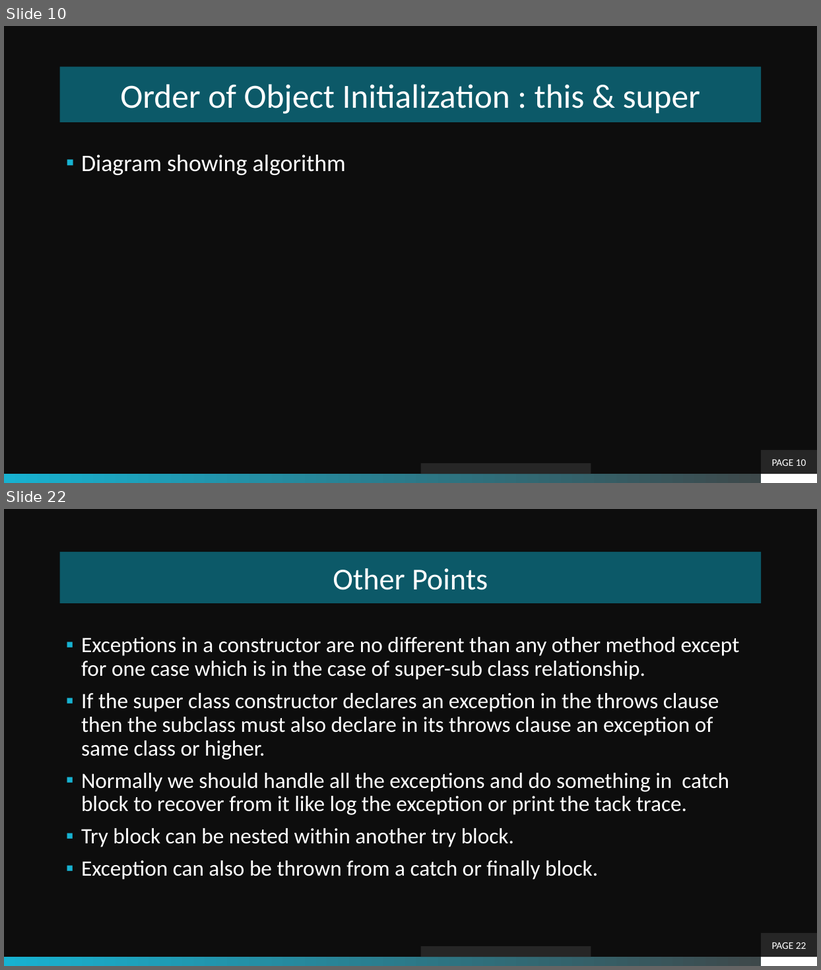
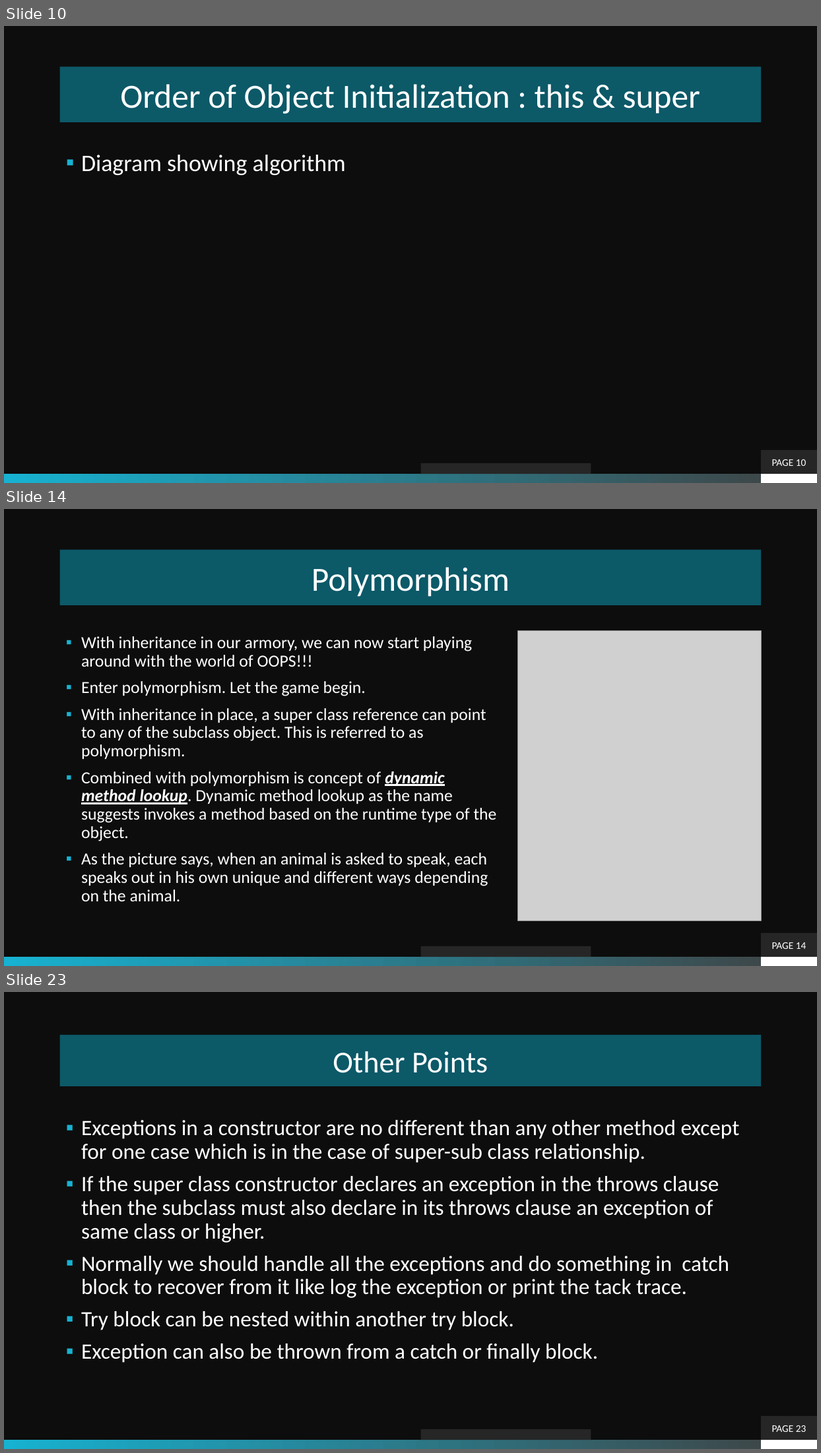
Before and after one commit to theLeonidas/Courses, a slide deck: courseMaterial/Inheritance/Inheritance.pptx. Shown one above the other, each under a label of ours: slides 10 and 22 before the commit, slides 10, 14 and 23 after it; the slides between them are not shown. The pictures are 821x970 and 821x1453 pixels, drawn with LibreOffice and Linux fonts; fonts in the diff are those of the drawing; grey boxes stand for pictures; background and template pictures are left out. Boxes give left, top, right and bottom in pixels: in the first picture for what was removed or moved away, otherwise in the second. Text is boxed around its words. In the diff, an @@ line names an element or a change of style, - is before the commit and + after.

Commit message:
Committing updates for Inheritance.

```diff
--- a/courseMaterial/Inheritance/Inheritance.pptx
+++ b/courseMaterial/Inheritance/Inheritance.pptx
@@ slide 14 added at (4, 509, 817, 966), background picture (left out); not listed: 2 template elements that a slide beside it also shows @@
@@ title added at (60, 550, 762, 605), fill #0C5968, 40 pt, text #FFFFFF @@
+Polymorphism
@@ text added at (81, 636, 497, 902), 20 pt, text #FFFFFF @@
+▪ With inheritance in our armory, we can now start playing around with the world of OOPS!!!
+▪ Enter polymorphism. Let the game begin.
+▪ With inheritance in place, a super class reference can point to any of the subclass object. This is referred to as polymorphism.
+▪ Combined with polymorphism is concept of dynamic method lookup. Dynamic method lookup as the name suggests invokes a method based on the runtime type of the object.
+▪ As the picture says, when an animal is asked to speak, each speaks out in his own unique and different ways depending on the animal.
@@ picture added at (517, 631, 762, 921) @@
@@ page number added at (762, 933, 817, 957), fill #262626, 12 pt, text #FFFFFF @@
+PAGE 14
@@ rectangle added at (420, 947, 591, 957), fill #262626 @@
@@ what was slide 22 is now slide 23 @@
@@ page number at (772, 1426, 807, 1432): text changed @@
-PAGE 22
+PAGE 23
```
Also in this commit, not shown: 6 slides changed, 5 other slides added, 6 slides removed, 19 other files.
